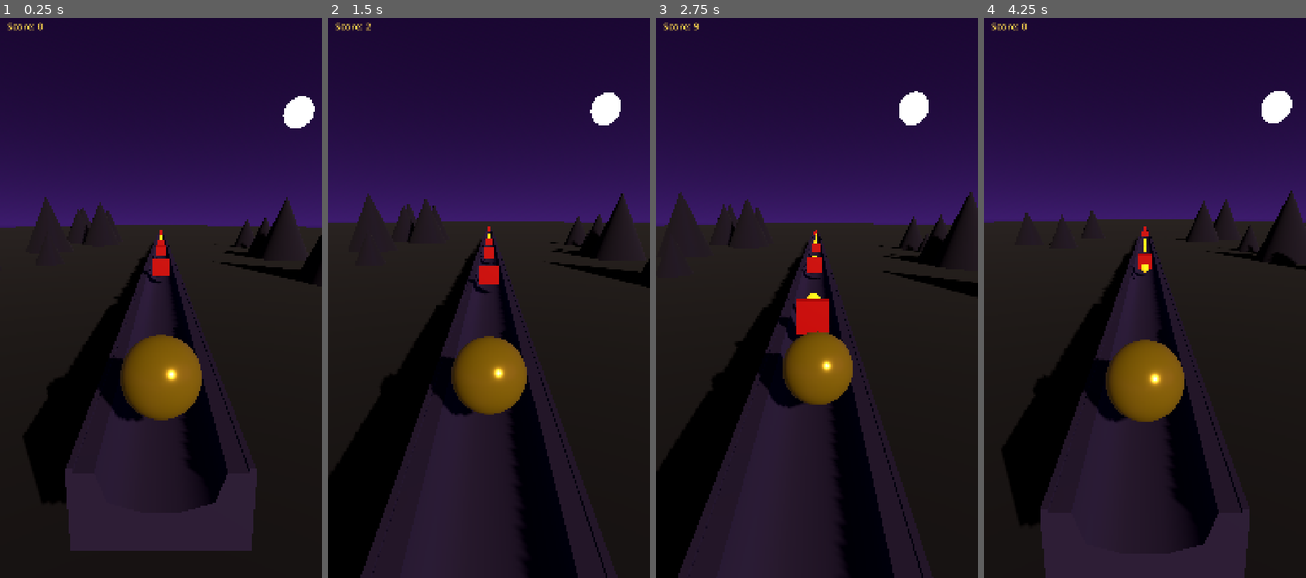
Above: before the commit, frames 1-4 (left to right).
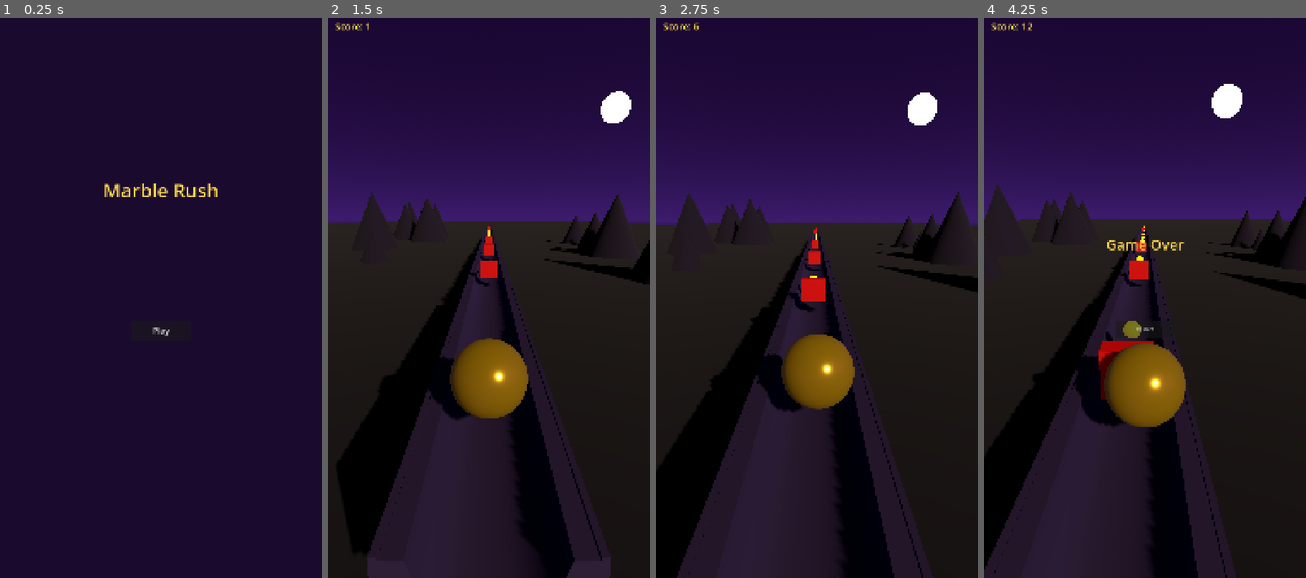
Above: after the commit, the same moments.

Repository: Ebrahassad/marble-rush
Game: Godot game, scene res://scenes/MainMenu.tscn
Two runs of this game, one before a commit and one after it. Both use one fixed random seed, a clock stepped at 60 frames per second and the inputs below. Before the commit the project starts from res://scenes/Main.tscn.
Inputs (mouse positions are in pixels of both pictures, inside the frame that each line leads up to):
- Up to frame 1 (0.25 s): no input
- Up to frame 2 (1.5 s): click (489, 331) at 0.5 s, where only the run after the commit has a clickable "Play"; move the mouse to (559, 264) at 1.27 s; click (559, 264) at 1.42 s
- Up to frame 3 (2.75 s): drag from (752, 320) to (800, 404) at 2.02 s
- Up to frame 4 (4.25 s): move the mouse to (1177, 163) at 2.77 s; click (1177, 163) at 2.92 s; click (1145, 331) at 3.5 s, where only the run before the commit has a clickable "Restart"

The runs differ from the first frame. In frame 1, 43% of the frame differs, in the area x 0-100%, y 0-100%; in frame 2, 2.6%; in frame 3, 4.1%; in frame 4, 14%.

Commit message:
Add main menu screen as app entry point

Diff:
--- a/project.godot
+++ b/project.godot
@@ -4,7 +4,7 @@
 
 config/name="Marble Rush"
 config/icon="res://icon.svg"
-run/main_scene="res://scenes/Main.tscn"
+run/main_scene="res://scenes/MainMenu.tscn"
 config/features=PackedStringArray("4.7", "Forward Plus")
 
 [autoload]
--- /dev/null
+++ b/scenes/MainMenu.tscn
@@ -0,0 +1,39 @@
+[gd_scene load_steps=2 format=3]
+
+[ext_resource type="Script" path="res://scripts/main_menu.gd" id="1"]
+
+[node name="MainMenu" type="Control"]
+anchor_right = 1.0
+anchor_bottom = 1.0
+script = ExtResource("1")
+
+[node name="Background" type="ColorRect" parent="."]
+anchor_right = 1.0
+anchor_bottom = 1.0
+color = Color(0.101961, 0.043137, 0.180392, 1)
+
+[node name="TitleLabel" type="Label" parent="."]
+anchor_left = 0.5
+anchor_top = 0.3
+anchor_right = 0.5
+anchor_bottom = 0.3
+offset_left = -200.0
+offset_right = 200.0
+horizontal_alignment = 1
+theme_override_font_sizes/font_size = 64
+theme_override_colors/font_color = Color(1, 0.85, 0.3, 1)
+text = "Marble Rush"
+
+[node name="PlayButton" type="Button" parent="."]
+anchor_left = 0.5
+anchor_top = 0.55
+anchor_right = 0.5
+anchor_bottom = 0.55
+offset_left = -100.0
+offset_right = 100.0
+offset_top = 0.0
+offset_bottom = 70.0
+theme_override_font_sizes/font_size = 28
+text = "Play"
+
+[connection signal="pressed" from="PlayButton" to="." method="_on_play_pressed"]
--- /dev/null
+++ b/scripts/main_menu.gd
@@ -0,0 +1,4 @@
+extends Control
+
+func _on_play_pressed() -> void:
+	get_tree().change_scene_to_file("res://scenes/Main.tscn")
